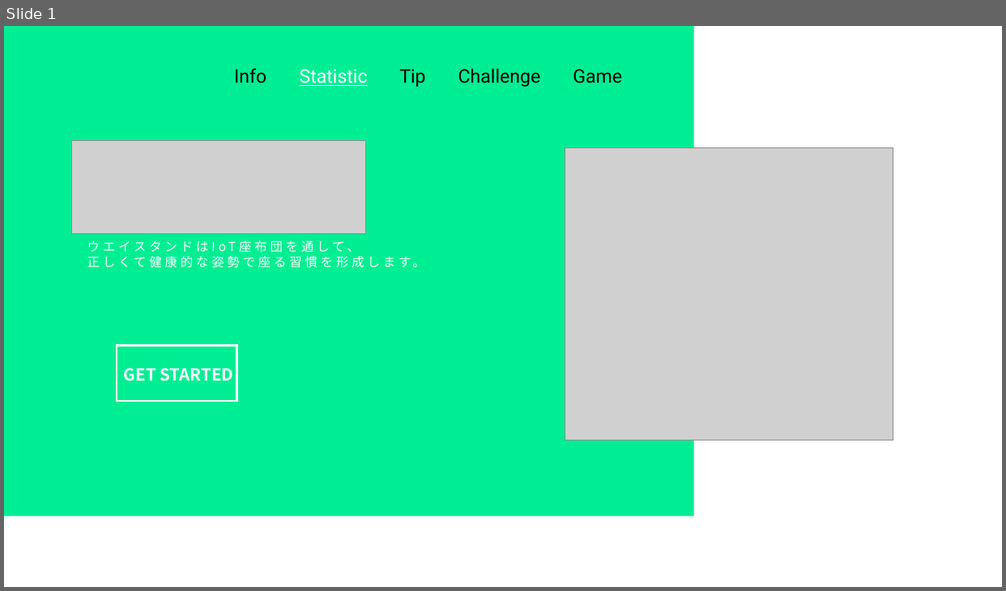
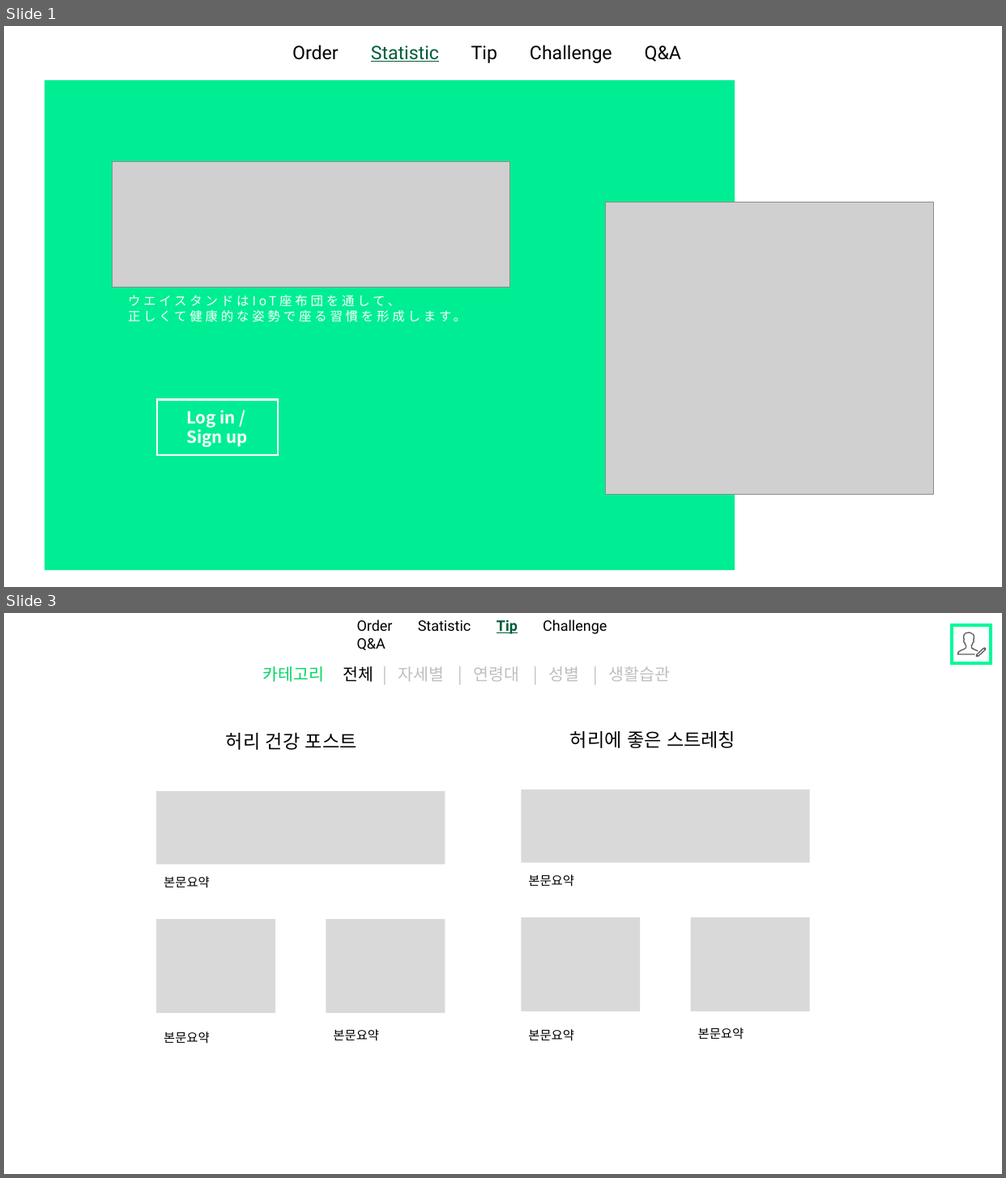
Before and after one commit to 2hj/2020capstone-7, a slide deck: ui/웹UI.pptx. Shown one above the other, each under a label of ours: slide 1 before the commit, slides 1 and 3 after it; the slides between them are not shown. The pictures are 1006x591 and 1006x1178 pixels, drawn with LibreOffice and Linux fonts; fonts in the diff are those of the drawing; grey boxes stand for pictures. Boxes give left, top, right and bottom in pixels: in the first picture for what was removed or moved away, otherwise in the second. Text is boxed around its words. In the diff, an @@ line names an element or a change of style, - is before the commit and + after.

```diff
--- a/ui/웹UI.pptx
+++ b/ui/웹UI.pptx
@@ slide 3 added at bbox=[4, 613, 1002, 1174], background #FFFFFF @@
@@ text added at bbox=[357, 619, 607, 634], 14 pt, text #000000 @@
+Order Statistic Tip Challenge Q&A
@@ rectangle added at bbox=[952, 626, 991, 663], outline #00FA99 3 pt @@
@@ freeform shape added at bbox=[957, 632, 987, 658], fill #5F5F5F @@
@@ text added at bbox=[263, 666, 670, 682], 16 pt, text #BFBFBF @@
+카테고리 전체 | 자세별 | 연령대 | 성별 | 생활습관
@@ text added at bbox=[226, 733, 357, 750], 18 pt, text #000000 @@
+허리 건강 포스트
@@ text added at bbox=[570, 731, 735, 748], 18 pt, text #000000 @@
+허리에 좋은 스트레칭
@@ rectangle added at bbox=[157, 791, 445, 864], fill #D9D9D9 @@
@@ rectangle added at bbox=[522, 790, 810, 862], fill #D9D9D9 @@
@@ text added at bbox=[164, 876, 210, 888], 12 pt, text #000000 @@
+본문요약
@@ text added at bbox=[528, 875, 574, 887], 12 pt, text #000000 @@
+본문요약
@@ rectangle added at bbox=[157, 919, 275, 1013], fill #D9D9D9 @@
@@ rectangle added at bbox=[326, 919, 445, 1013], fill #D9D9D9 @@
@@ rectangle added at bbox=[522, 918, 641, 1012], fill #D9D9D9 @@
@@ rectangle added at bbox=[691, 918, 809, 1012], fill #D9D9D9 @@
@@ text added at bbox=[164, 1032, 210, 1044], 12 pt, text #000000 @@
+본문요약
@@ text added at bbox=[333, 1029, 379, 1041], 12 pt, text #000000 @@
+본문요약
@@ text added at bbox=[528, 1029, 574, 1041], 12 pt, text #000000 @@
+본문요약
@@ text added at bbox=[698, 1028, 744, 1039], 12 pt, text #000000 @@
+본문요약
@@ slide 1 changed as well @@
@@ text at bbox=[292, 45, 681, 63]: text changed @@
-Info Statistic Tip Challenge Game
+Order Statistic Tip Challenge Q&A
@@ picture: place and size @@
-picture at bbox=[71, 140, 365, 233]
+picture at bbox=[112, 162, 509, 288]
@@ text "ウエイスタンドはIoT座布団を通して、": place and size @@
-text "ウエイスタンドはIoT座布団を通して、" at bbox=[87, 241, 425, 270]
+text "ウエイスタンドはIoT座布団を通して、" at bbox=[128, 295, 466, 324]
@@ 2 rectangles, 1 picture: place and size @@
-2 rectangles, 1 picture at bbox=[4, 26, 893, 516]
+2 rectangles, 1 picture at bbox=[44, 80, 934, 570]
@@ text at bbox=[186, 410, 247, 447]: text changed @@
-GET STARTED
+Log in / Sign up
```
Also in this commit, not shown: 1 other slide changed, 3 other slides added, 5 slides removed, 12 other files.
